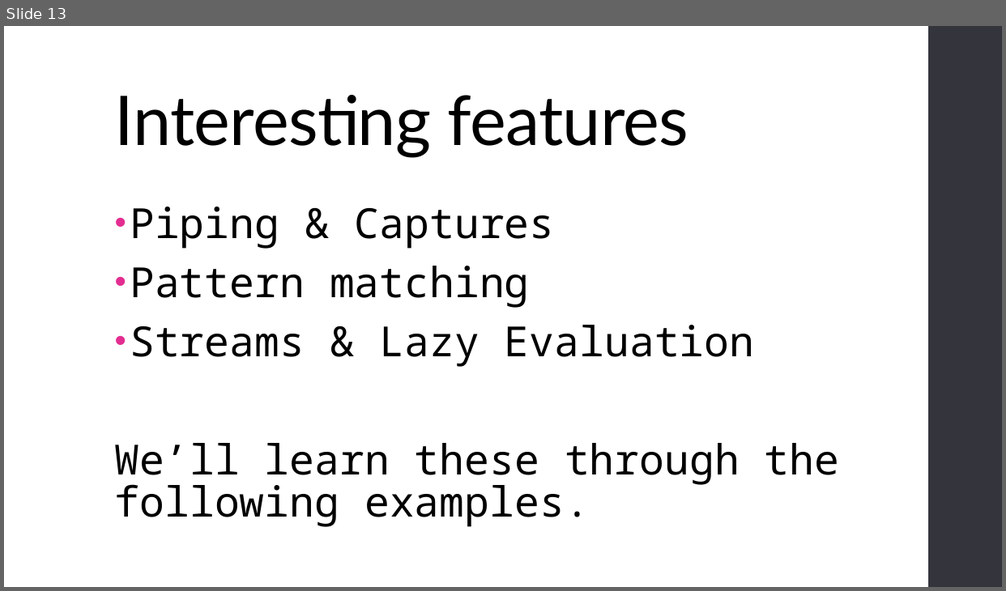
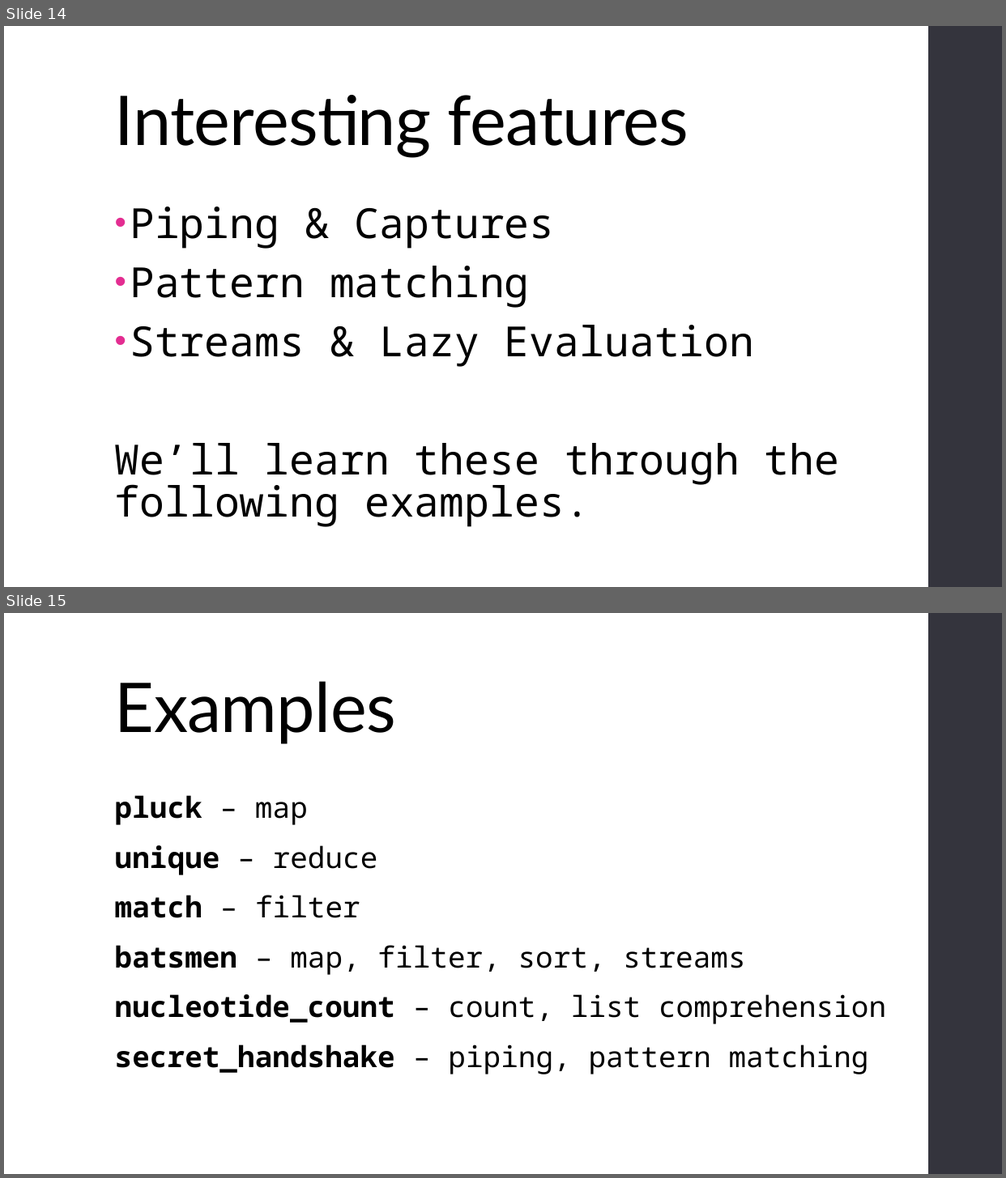
Before and after one commit to fp-uwa/intro-elixir, a slide deck: talk/slides.pptx. Shown one above the other, each under a label of ours: slide 13 before the commit, slides 14 and 15 after it. The pictures are 1006x591 and 1006x1178 pixels, drawn with LibreOffice and Linux fonts; fonts in the diff are those of the drawing. Boxes give left, top, right and bottom in pixels: in the first picture for what was removed or moved away, otherwise in the second. Text is boxed around its words. In the diff, an @@ line names an element or a change of style, - is before the commit and + after.

```diff
--- a/talk/slides.pptx
+++ b/talk/slides.pptx
@@ slide 15 added at <box>4,613,1002,1174</box>, background #FFFFFF; not listed: 1 template element that a slide beside it also shows @@
@@ title added at <box>115,681,396,744</box>, 66 pt, text #000000 @@
+Examples
@@ text added at <box>115,795,886,1075</box>, 28 pt, text #000000 @@
+pluck – map
+unique – reduce
+match – filter
+batsmen – map, filter, sort, streams
+nucleotide_count – count, list comprehension
+secret_handshake – piping, pattern matching
@@ what was slide 13 is now slide 14 @@
```
Also in this commit, not shown: 4 slides changed, 4 other slides added, 2 other files.
